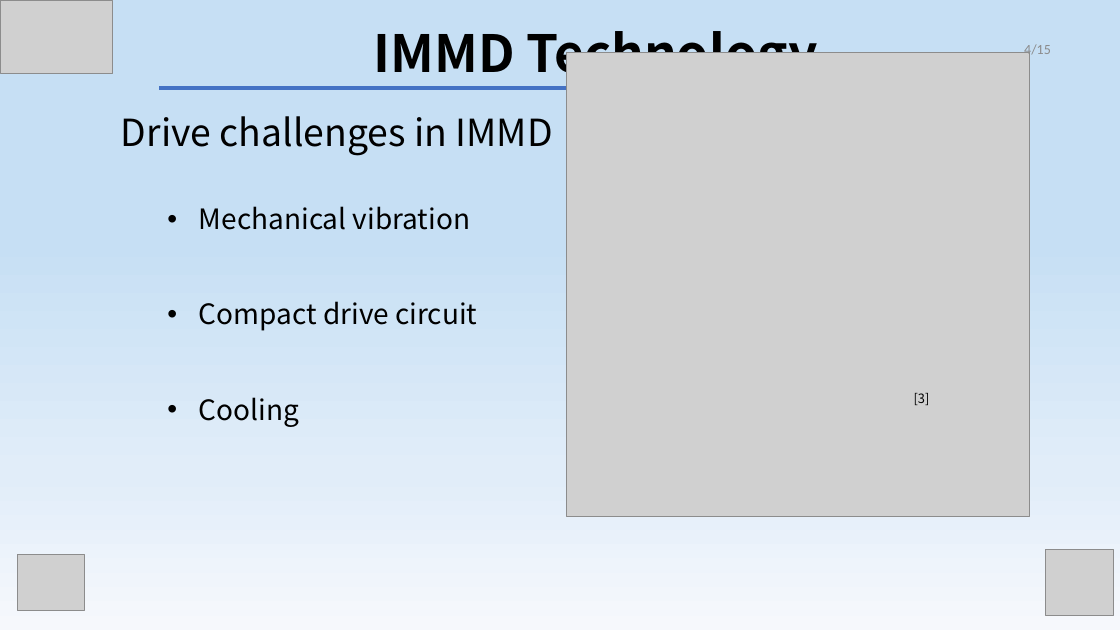
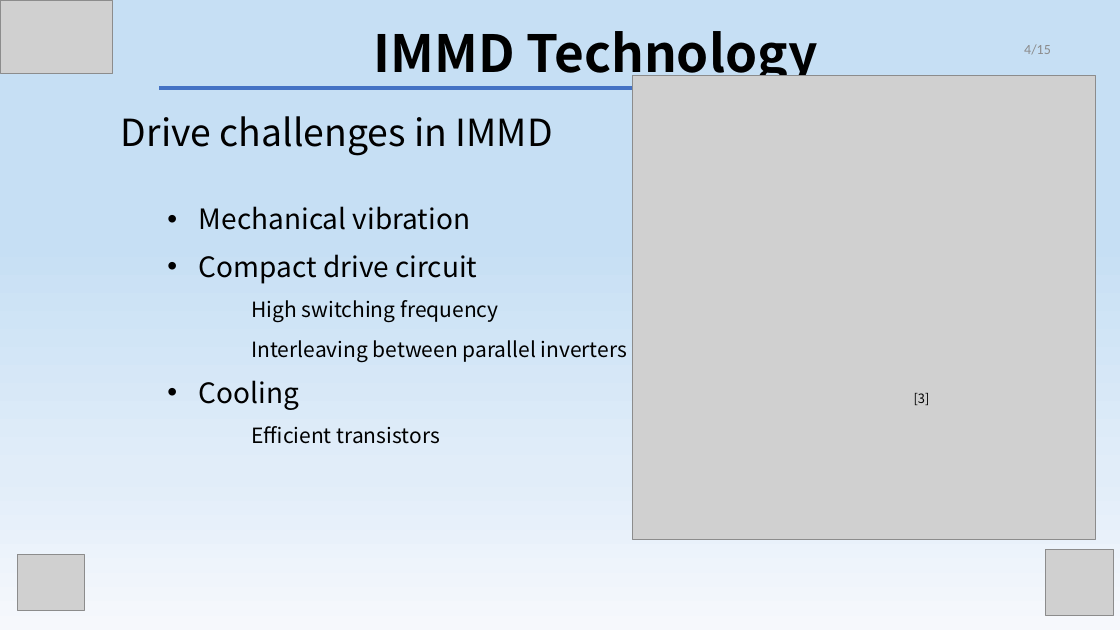
Before and after one commit to hakanpolat/IMMD, a slide deck: slide 4 of Paper/PEMC 2018/presentation/PEMC_2018_presentation.pptx. Drawn at 1120x630 pixels with LibreOffice and Linux fonts; fonts in the diff are those of the drawing; grey boxes stand for pictures. Boxes give left, top, right and bottom in pixels: in the first picture for what was removed or moved away, otherwise in the second. Text is boxed around its words. In the diff, an @@ line names an element or a change of style, - is before the commit and + after.

```diff
--- a/Paper/PEMC 2018/presentation/PEMC_2018_presentation.pptx
+++ b/Paper/PEMC 2018/presentation/PEMC_2018_presentation.pptx
@@ picture: place and size @@
-picture at (566,53,1030,517)
+picture at (632,76,1096,539)
@@ text at (251,300,627,362): paragraphs added @@
+High switching frequency
+Interleaving between parallel inverters
@@ text at (251,426,440,444): paragraph added @@
+Efficient transistors
```
Also in this commit, not shown: 2 other slides changed, 1 slide added, 1 slide removed.
